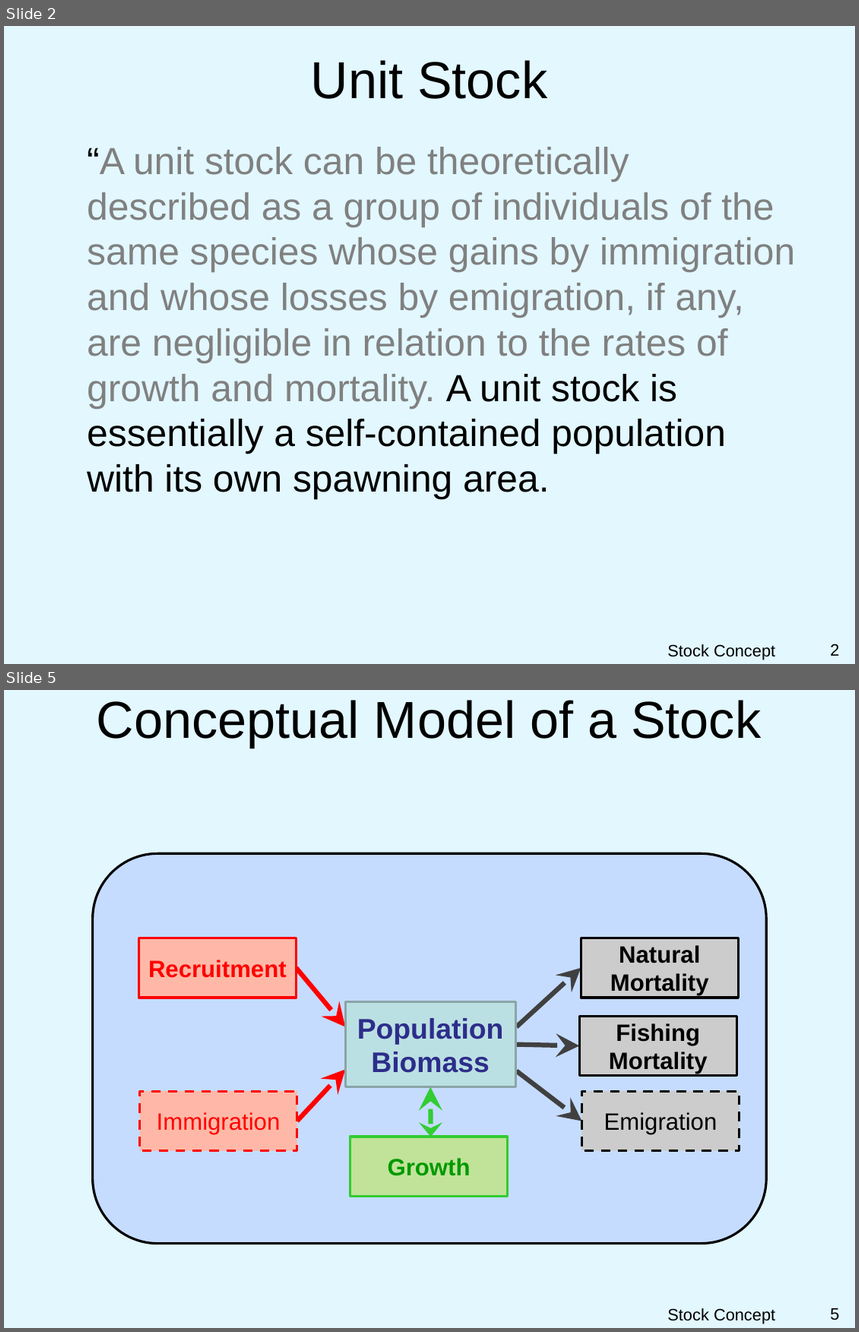
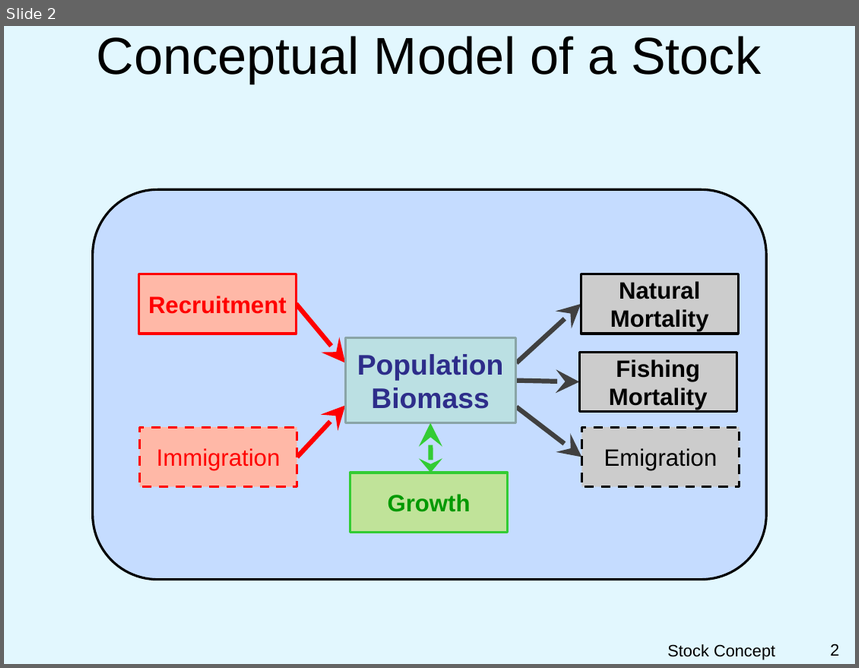
Before and after one commit to droglenc/NCNRS349, a slide deck: modules/ClassIntro/PPT_Stock.pptx. Shown one above the other, each under a label of ours: slides 2 and 5 before the commit, slide 2 after it; the slides between them are not shown. The pictures are 859x1332 and 859x668 pixels, drawn with LibreOffice and Linux fonts; fonts in the diff are those of the drawing; background and template pictures are left out. Boxes give left, top, right and bottom in pixels: in the first picture for what was removed or moved away, otherwise in the second. Text is boxed around its words. In the diff, an @@ line names an element or a change of style, - is before the commit and + after.

Commit message:
Updated Stock Concepts slides

```diff
--- a/modules/ClassIntro/PPT_Stock.pptx
+++ b/modules/ClassIntro/PPT_Stock.pptx
@@ slide 2 removed at bbox=[4, 26, 855, 664], background picture (left out) @@
@@ title removed at bbox=[311, 60, 547, 99] @@
-Unit Stock
@@ text removed at bbox=[87, 147, 795, 500] @@
-“A unit stock can be theoretically described as a group of individuals of the same species whose gains by immigration and whose losses by emigration, if any, are negligible in relation to the rates of growth and mortality. A unit stock is essentially a self-contained population with its own spawning area.
@@ text removed at bbox=[667, 645, 775, 660] @@
-Stock Concept
@@ page number removed at bbox=[830, 644, 839, 656] @@
-2
@@ what was slide 5 is now slide 2 @@
@@ page number at bbox=[830, 644, 839, 656]: text changed @@
-5
+2
```
Also in this commit, not shown: 2 slides changed, 2 slides added, 1 other slide removed.
